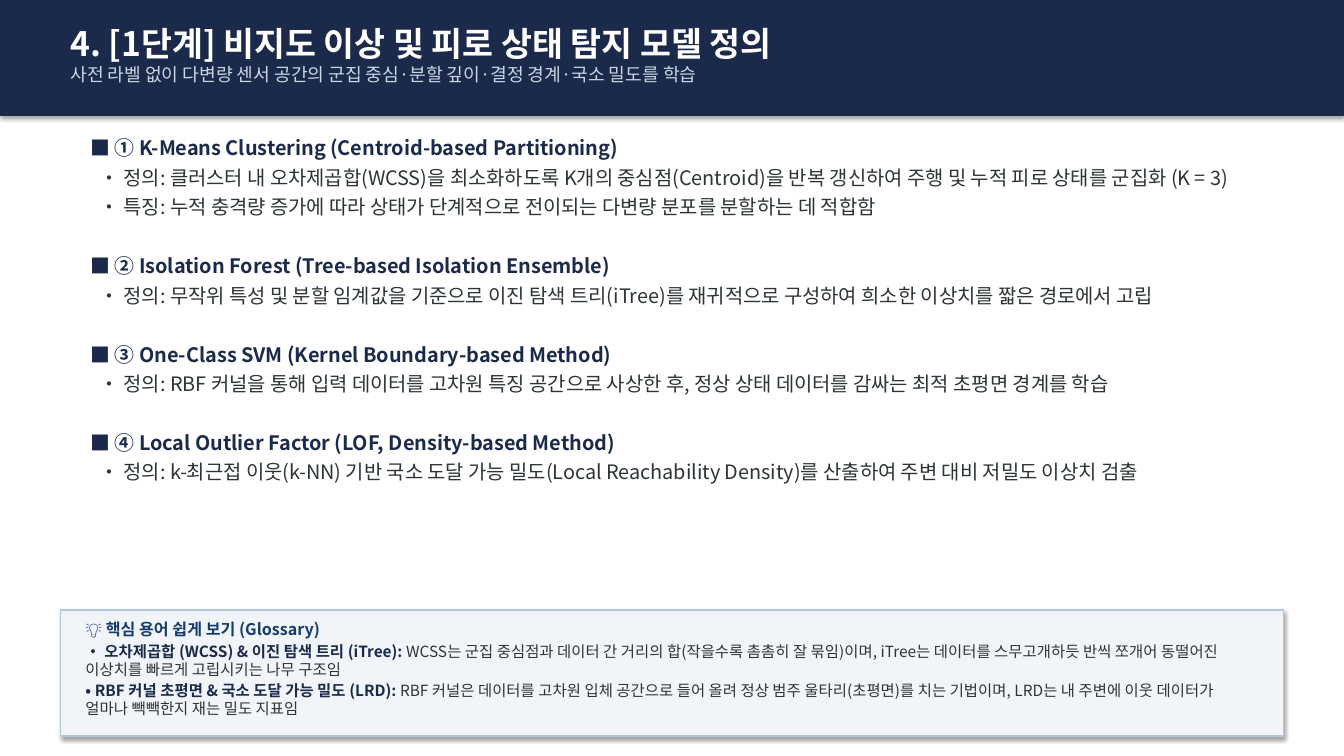
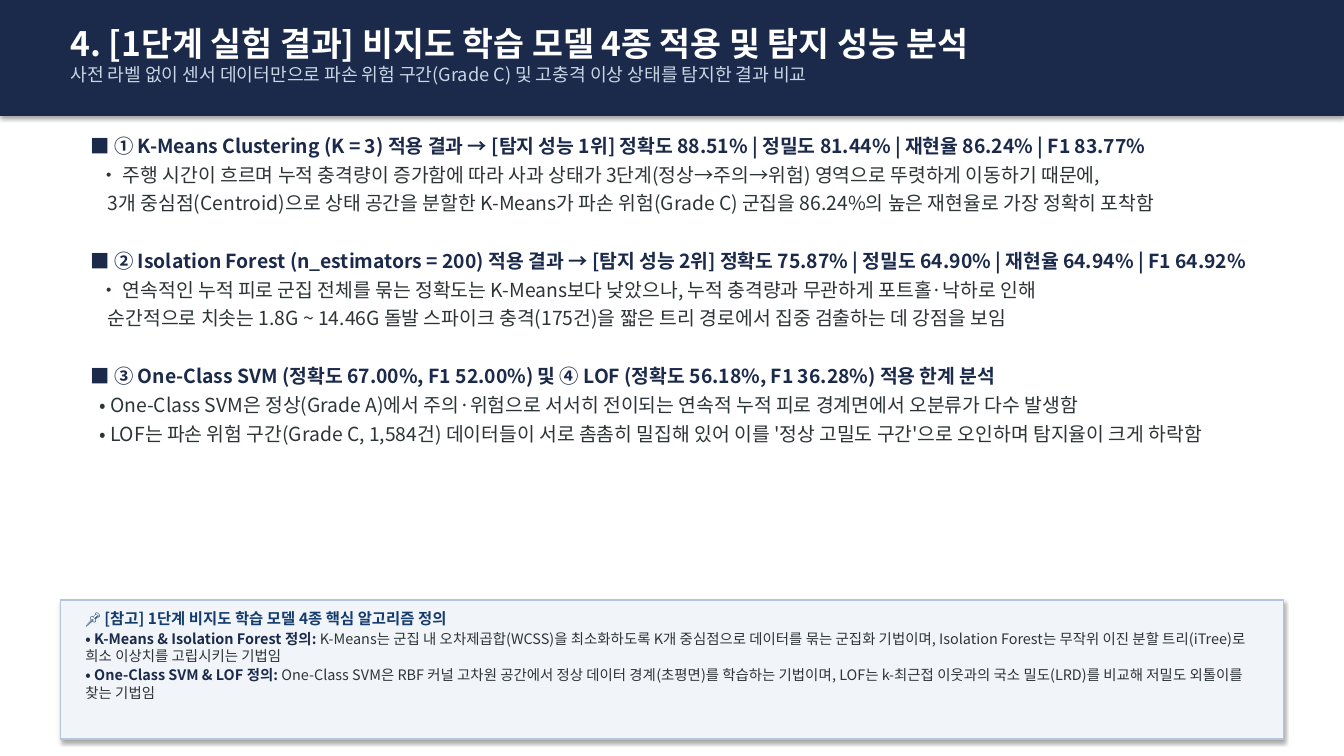
Before and after one commit to sungmin9910/prediction, a slide deck: slide 5 of 사과_운송_이상충격_예측_발표자료.pptx. Drawn at 1344x756 pixels with LibreOffice and Linux fonts; fonts in the diff are those of the drawing. Boxes give left, top, right and bottom in pixels: in the first picture for what was removed or moved away, otherwise in the second. Text is boxed around its words. In the diff, an @@ line names an element or a change of style, - is before the commit and + after.

```diff
--- a/사과_운송_이상충격_예측_발표자료.pptx
+++ b/사과_운송_이상충격_예측_발표자료.pptx
@@ text at (70,27,969,85): text changed @@
-4. [1단계] 비지도 이상 및 피로 상태 탐지 모델 정의
-사전 라벨 없이 다변량 센서 공간의 군집 중심·분할 깊이·결정 경계·국소 밀도를 학습
+4. [1단계 실험 결과] 비지도 학습 모델 4종 적용 및 탐지 성능 분석
+사전 라벨 없이 센서 데이터만으로 파손 위험 구간(Grade C) 및 고충격 이상 상태를 탐지한 결과 비교
@@ text at (108,136,1246,445): text changed; size 14.2 to 13.8 pt @@
-■ ① K-Means Clustering (Centroid-based Partitioning)
-• 정의: 클러스터 내 오차제곱합(WCSS)을 최소화하도록 K개의 중심점(Centroid)을 반복 갱신하여 주행 및 누적 피로 상태를 군집화 (K = 3)
-• 특징: 누적 충격량 증가에 따라 상태가 단계적으로 전이되는 다변량 분포를 분할하는 데 적합함
-■ ② Isolation Forest (Tree-based Isolation Ensemble)
-• 정의: 무작위 특성 및 분할 임계값을 기준으로 이진 탐색 트리(iTree)를 재귀적으로 구성하여 희소한 이상치를 짧은 경로에서 고립
-■ ③ One-Class SVM (Kernel Boundary-based Method)
-• 정의: RBF 커널을 통해 입력 데이터를 고차원 특징 공간으로 사상한 후, 정상 상태 데이터를 감싸는 최적 초평면 경계를 학습
-■ ④ Local Outlier Factor (LOF, Density-based Method)
-• 정의: k-최근접 이웃(k-NN) 기반 국소 도달 가능 밀도(Local Reachability Density)를 산출하여 주변 대비 저밀도 이상치 검출
+■ ① K-Means Clustering (K = 3) 적용 결과 → [탐지 성능 1위] 정확도 88.51% | 정밀도 81.44% | 재현율 86.24% | F1 83.77%
+• 주행 시간이 흐르며 누적 충격량이 증가함에 따라 사과 상태가 3단계(정상→주의→위험) 영역으로 뚜렷하게 이동하기 때문에,
+3개 중심점(Centroid)으로 상태 공간을 분할한 K-Means가 파손 위험(Grade C) 군집을 86.24%의 높은 재현율로 가장 정확히 포착함
+■ ② Isolation Forest (n_estimators = 200) 적용 결과 → [탐지 성능 2위] 정확도 75.87% | 정밀도 64.90% | 재현율 64.94% | F1 64.92%
+• 연속적인 누적 피로 군집 전체를 묶는 정확도는 K-Means보다 낮았으나, 누적 충격량과 무관하게 포트홀·낙하로 인해
+순간적으로 치솟는 1.8G ~ 14.46G 돌발 스파이크 충격(175건)을 짧은 트리 경로에서 집중 검출하는 데 강점을 보임
+■ ③ One-Class SVM (정확도 67.00%, F1 52.00%) 및 ④ LOF (정확도 56.18%, F1 36.28%) 적용 한계 분석
+• One-Class SVM은 정상(Grade A)에서 주의·위험으로 서서히 전이되는 연속적 누적 피로 경계면에서 오분류가 다수 발생함
+• LOF는 파손 위험 구간(Grade C, 1,584건) 데이터들이 서로 촘촘히 밀집해 있어 이를 '정상 고밀도 구간'으로 오인하며 탐지율이 크게 하락함
@@ rectangle: place and size @@
-rectangle at (60,610,1284,736)
+rectangle at (60,600,1284,739)
@@ text at (85,611,1245,699): text changed; size 11 to 10.3 pt @@
-💡 핵심 용어 쉽게 보기 (Glossary)
-• 오차제곱합 (WCSS) & 이진 탐색 트리 (iTree): WCSS는 군집 중심점과 데이터 간 거리의 합(작을수록 촘촘히 잘 묶임)이며, iTree는 데이터를 스무고개하듯 반씩 쪼개어 동떨어진 이상치를 빠르게 고립시키는 나무 구조임
-• RBF 커널 초평면 & 국소 도달 가능 밀도 (LRD): RBF 커널은 데이터를 고차원 입체 공간으로 들어 올려 정상 범주 울타리(초평면)를 치는 기법이며, LRD는 내 주변에 이웃 데이터가 얼마나 빽빽한지 재는 밀도 지표임
+📌 [참고] 1단계 비지도 학습 모델 4종 핵심 알고리즘 정의
+• K-Means & Isolation Forest 정의: K-Means는 군집 내 오차제곱합(WCSS)을 최소화하도록 K개 중심점으로 데이터를 묶는 군집화 기법이며, Isolation Forest는 무작위 이진 분할 트리(iTree)로 희소 이상치를 고립시키는 기법임
+• One-Class SVM & LOF 정의: One-Class SVM은 RBF 커널 고차원 공간에서 정상 데이터 경계(초평면)를 학습하는 기법이며, LOF는 k-최근접 이웃과의 국소 밀도(LRD)를 비교해 저밀도 외톨이를 찾는 기법임
```
Also in this commit, not shown: 8 other slides changed, 4 other files.
